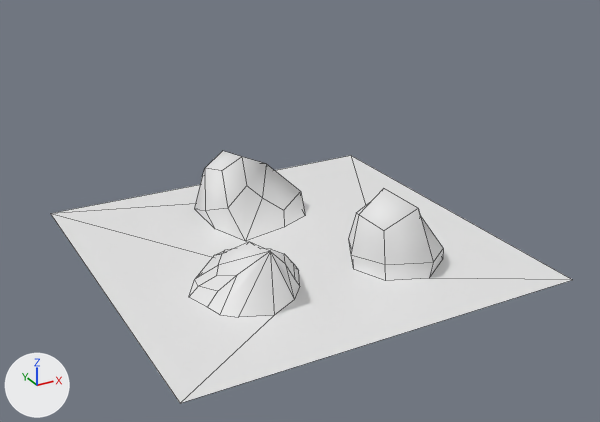
The FBX model WaveFunctionColapse/Assets/Tile Set/wfc_module_20.fbx as it was, and as the next commit left it.
Rendered twice from a camera (50 mm lens) standing at (-0.92, -1.727, 0.951) and looking at (-0.005, -0.063, 0.119). Every picture has the same lights, and +X, +Y and +Z are marked at lower left. Mesh edges are drawn as thin lines. Where no turn or scale is listed for an object, it has been applied to the vertices.

Objects in the first picture: 'wfc_module_20'.
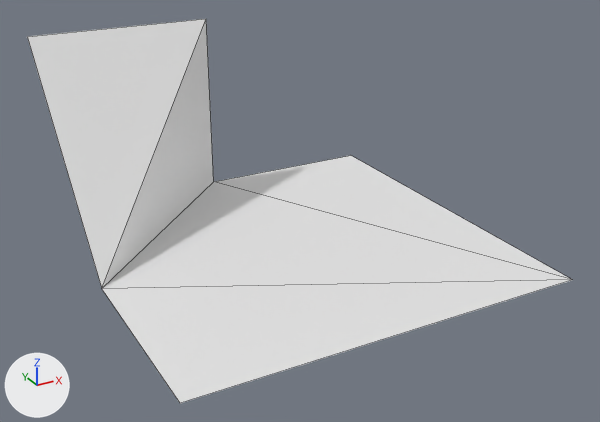
The newer file is also turned or shifted as a whole; pictures and numbers use the older file's frame.

The change in detail:
me_plane_225 is used by ob_wfc_module_20; location (0.0, 0.0, 0.0).
me_plane_225 had 77 vertices, 65 faces and spanned x -0.5..0.5, y -0.5..0.5, z 0.0..0.198.
me_plane_225 now has 7 vertices, 5 faces and spans x -0.5..0.5, y -0.5..0.5, z 0.0..0.5.
Part 1, on me_plane_225:
74 vertices are removed from x -0.5..0.328, y -0.335..0.5, z 0.0..0.198.
65 faces are deleted.
4 vertices are added at (-0.5, 0.5, 0.5), (0.0, 0.5, 0.0), (-0.5, 0.0, 0.0), (0.0, 0.5, 0.5).
5 new faces join them.
me_plane_225 part 2: the surface is now shaded flat.

What differs and where, as boxes [x1, y1, x2, y2] in the pictures (600 x 422 px):
'wfc_module_20', reshaped (52% taller)
    before: [50, 151, 572, 403]
    after: [27, 19, 572, 403]
part 1 of me_plane_225, cut back
    before: [50, 151, 572, 403]
    after: [27, 19, 572, 403]
